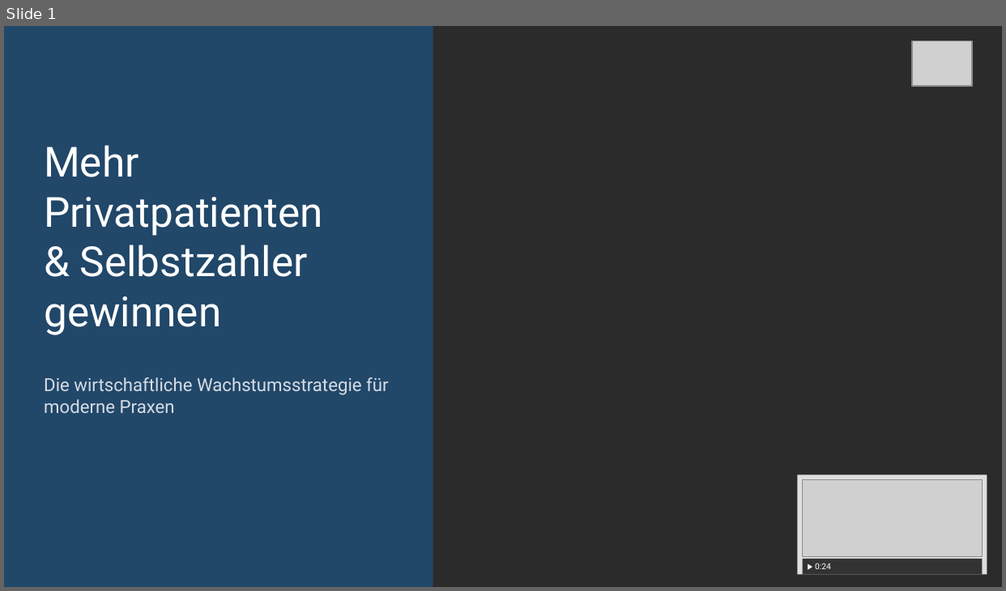
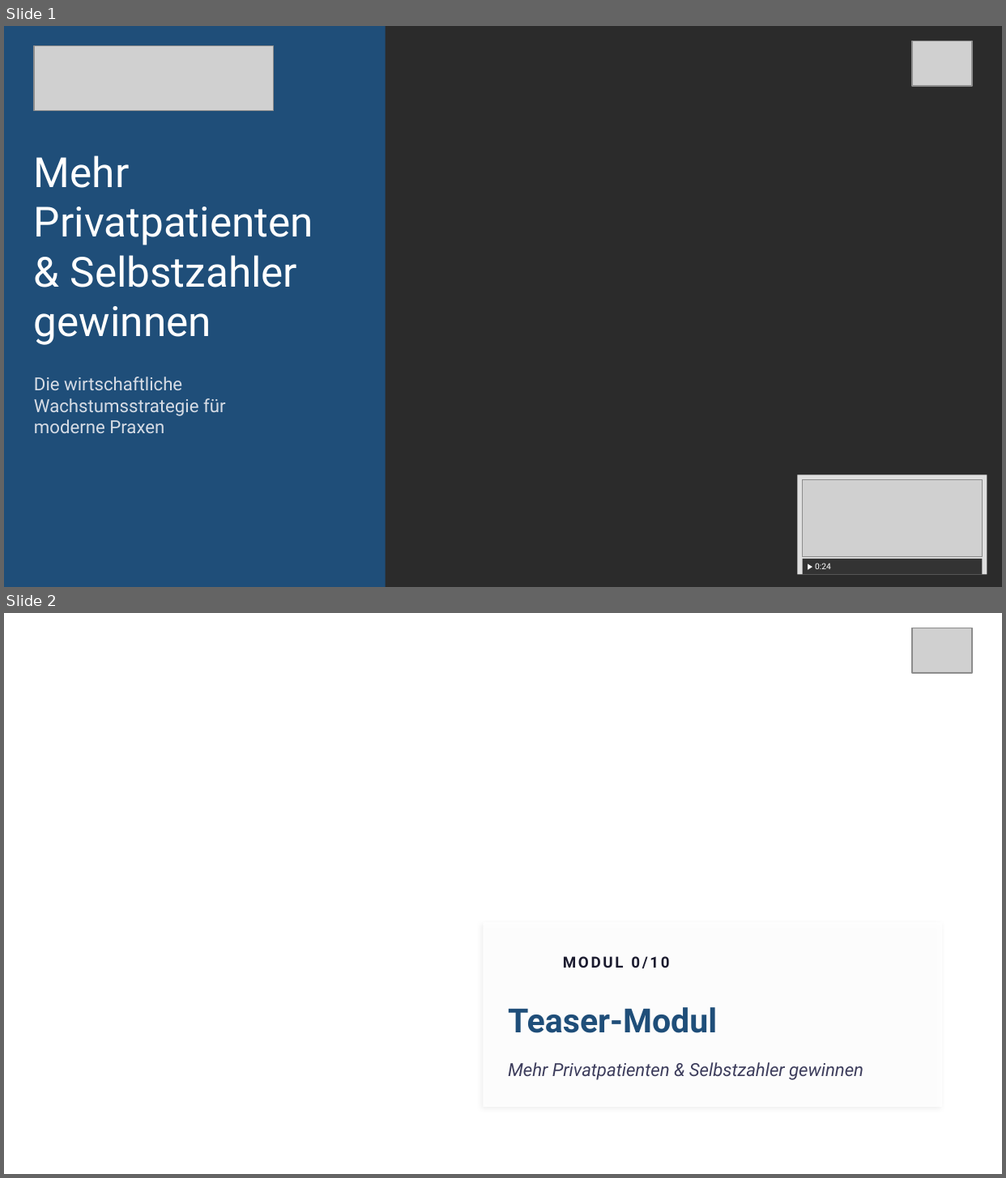
Before and after one commit to Dereinkommensberater/elevator42-kurs, a slide deck: praesentationen-pptx/Elevator42_ModulTeaser_Slides.pptx. Shown one above the other, each under a label of ours: slide 1 before the commit, slides 1 and 2 after it. The pictures are 1006x591 and 1006x1178 pixels, drawn with LibreOffice and Linux fonts; fonts in the diff are those of the drawing; grey boxes stand for pictures; background and template pictures are left out; a plain dark background stands for a picture behind light text. Boxes give left, top, right and bottom in pixels: in the first picture for what was removed or moved away, otherwise in the second. Text is boxed around its words. In the diff, an @@ line names an element or a change of style, - is before the commit and + after.

```diff
--- a/praesentationen-pptx/Elevator42_ModulTeaser_Slides.pptx
+++ b/praesentationen-pptx/Elevator42_ModulTeaser_Slides.pptx
@@ slide 2 added at (4,613,1002,1174), background picture (left out) @@
@@ picture added at (912,628,972,673) @@
@@ rectangle added at (483,922,942,1107), fill #FFFFFF at 88% opacity @@
@@ oval added at (508,948,553,992), fill #1F4E79 at 75% opacity @@
@@ text added at (563,956,669,969), 11 pt, text #1A1A2E, bold @@
+MODUL 0/10
@@ text added at (508,1007,717,1033), 24 pt, text #1F4E79, bold @@
+Teaser-Modul
@@ text added at (508,1063,863,1080), 13 pt, text #3D3D5C, italic @@
+Mehr Privatpatienten & Selbstzahler gewinnen
@@ slide 1 changed as well @@
@@ rectangle: place and size @@
-rectangle at (4,26,433,587)
+rectangle at (4,26,386,587)
@@ rectangle at (4,26,386,587): fill #1F4E79 at 80% opacity to #1F4E79 @@
@@ picture added at (34,46,274,111) @@
@@ text at (34,156,313,345): text changed @@
-Mehr Privatpatienten
-& Selbstzahler gewinnen
+Mehr
+Privatpatienten
+& Selbstzahler
+gewinnen
@@ text at (34,377,225,433): text changed @@
-Die wirtschaftliche Wachstumsstrategie für moderne Praxen
+Die wirtschaftliche
+Wachstumsstrategie für
+moderne Praxen
```
Also in this commit, not shown: 5 other slides changed, 1 other slide added, 1 slide removed, 1 other file.
